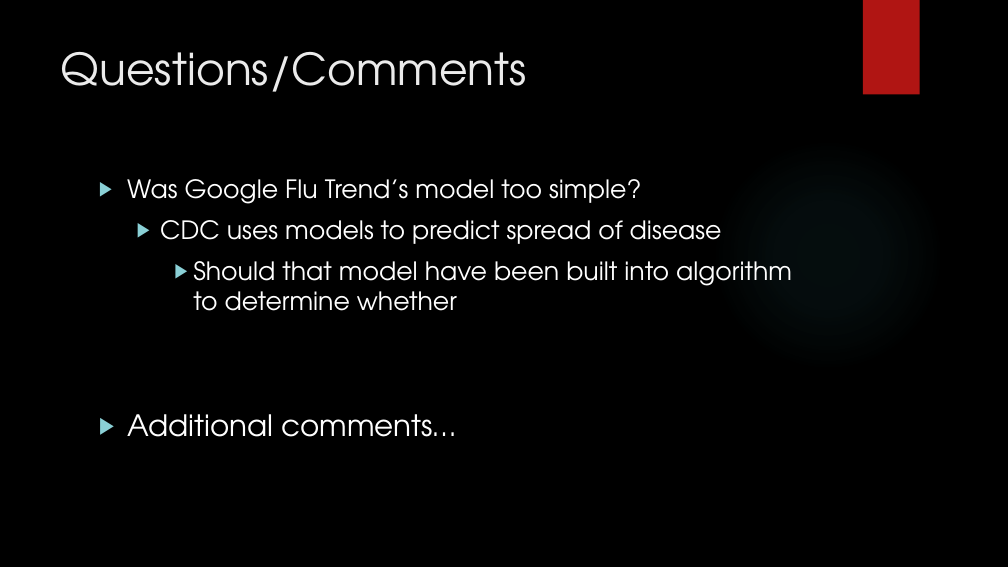
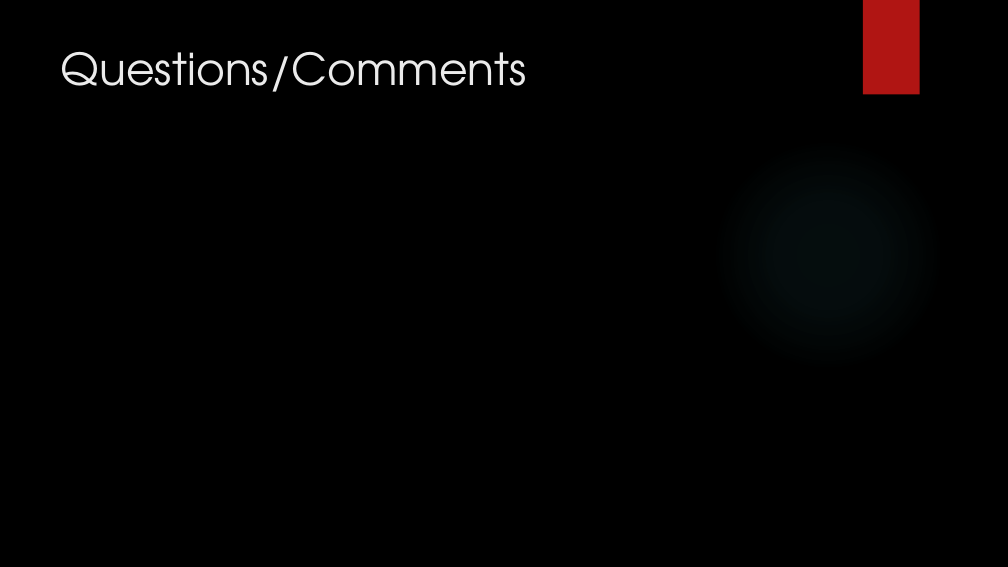
Before and after one commit to Polo08816/DataMining, a slide deck: slide 14 of GroupProject/GroupProject.pptx (slide 12 before the commit). Drawn at 1008x567 pixels with LibreOffice and Linux fonts; fonts in the diff are those of the drawing; background and template pictures are left out. Boxes give left, top, right and bottom in pixels: in the first picture for what was removed or moved away, otherwise in the second. Text is boxed around its words. In the diff, an @@ line names an element or a change of style, - is before the commit and + after.

```diff
--- a/GroupProject/GroupProject.pptx
+++ b/GroupProject/GroupProject.pptx
@@ text removed at [127, 179, 792, 437] @@
-▶ Was Google Flu Trend’s model too simple?
-  ▶ CDC uses models to predict spread of disease
-    ▶ Should that model have been built into algorithm to determine whether
-▶ Additional comments…
```
Also in this commit, not shown: 9 other slides changed, 2 slides added.
